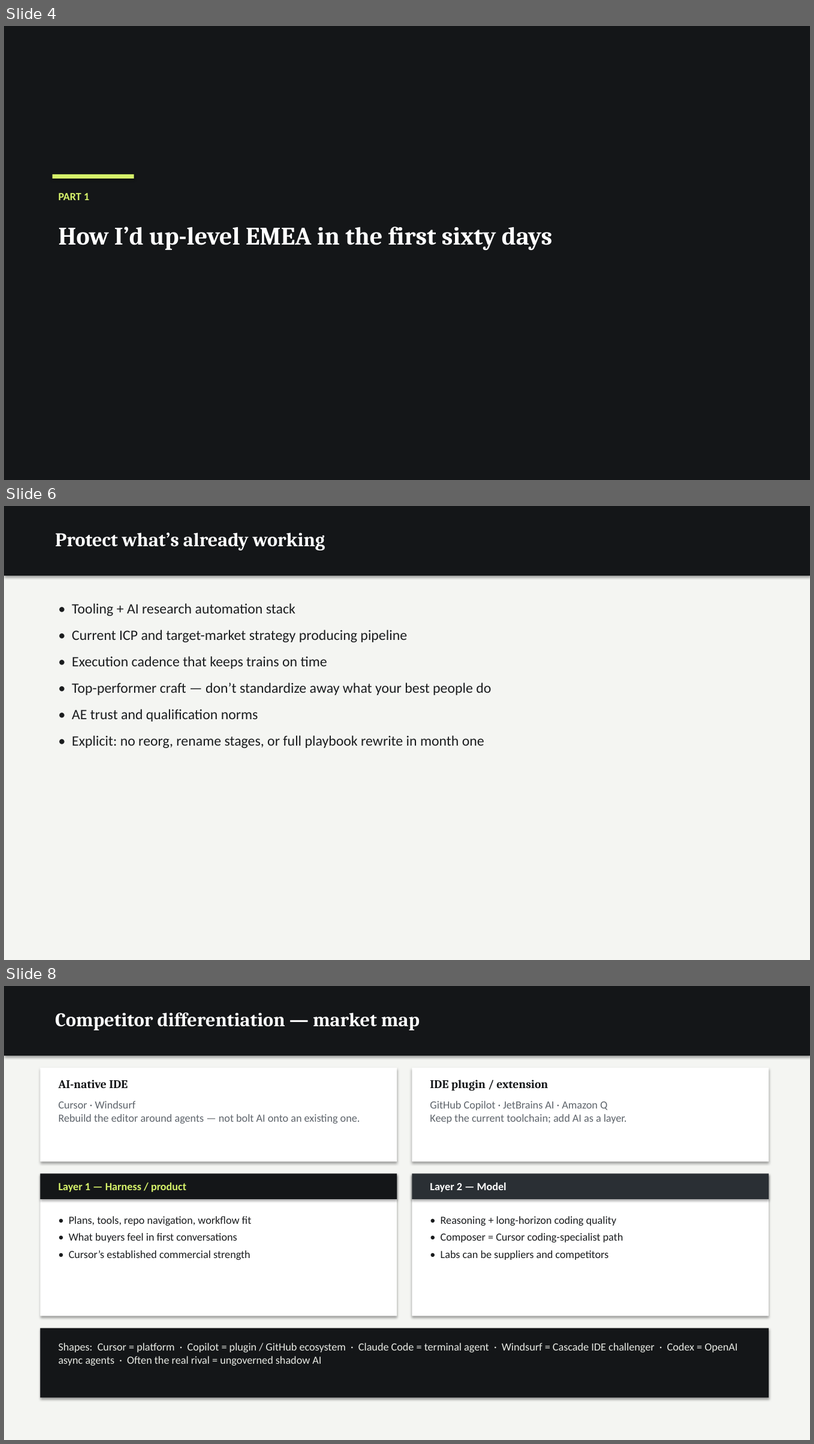
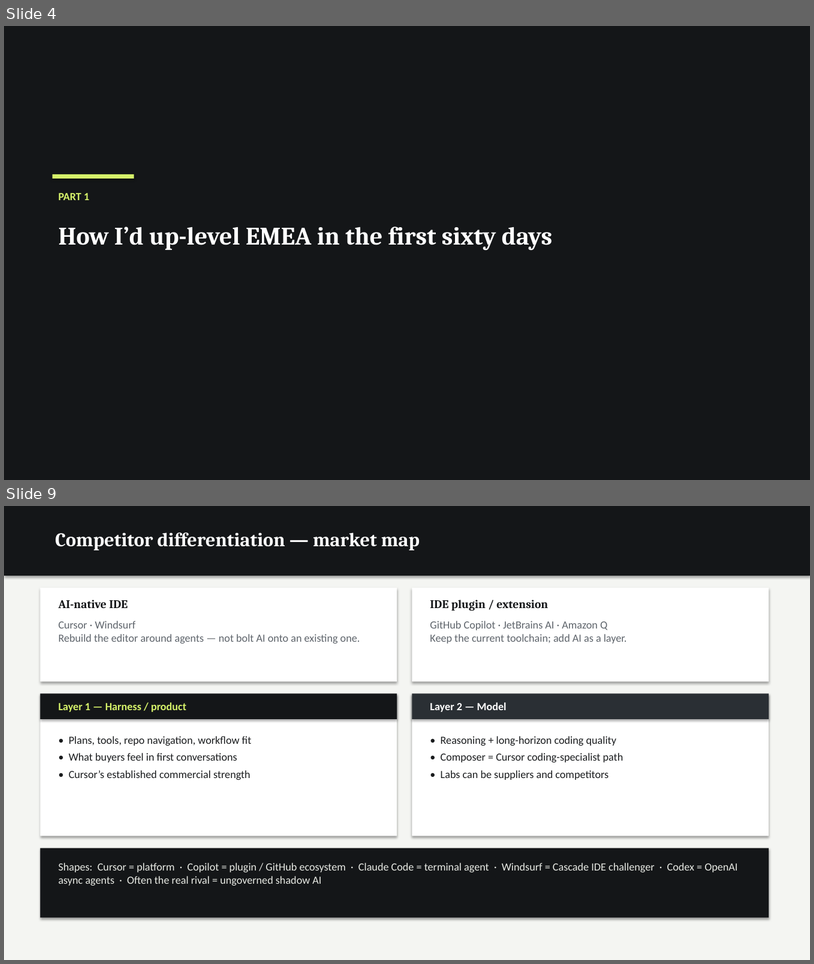
Before and after one commit to dempseli01-stack/lindsey, a slide deck: Lindsey_Presentation.pptx. Shown one above the other, each under a label of ours: slides 4, 6 and 8 before the commit, slides 4 and 9 after it; the slides between them are not shown. The pictures are 814x1444 and 814x964 pixels, drawn with LibreOffice and Linux fonts; fonts in the diff are those of the drawing. Boxes give left, top, right and bottom in pixels: in the first picture for what was removed or moved away, otherwise in the second. Text is boxed around its words. In the diff, an @@ line names an element or a change of style, - is before the commit and + after.

```diff
--- a/Lindsey_Presentation.pptx
+++ b/Lindsey_Presentation.pptx
@@ slide 6 removed at (x1=4, y1=506, x2=810, y2=960), background #FFFFFF @@
@@ rectangle removed at (x1=4, y1=506, x2=810, y2=960) @@
@@ rectangle removed at (x1=4, y1=506, x2=810, y2=576) @@
@@ text removed at (x1=55, y1=532, x2=326, y2=550) @@
-Protect what’s already working
@@ text removed at (x1=72, y1=603, x2=491, y2=748) @@
-• Tooling + AI research automation stack
-• Current ICP and target-market strategy producing pipeline
-• Execution cadence that keeps trains on time
-• Top-performer craft — don’t standardize away what your best people do
-• AE trust and qualification norms
-• Explicit: no reorg, rename stages, or full playbook rewrite in month one
@@ what was slide 8 is now slide 9 @@
```
Also in this commit, not shown: 6 slides added, 4 other slides removed, 2 other files.
